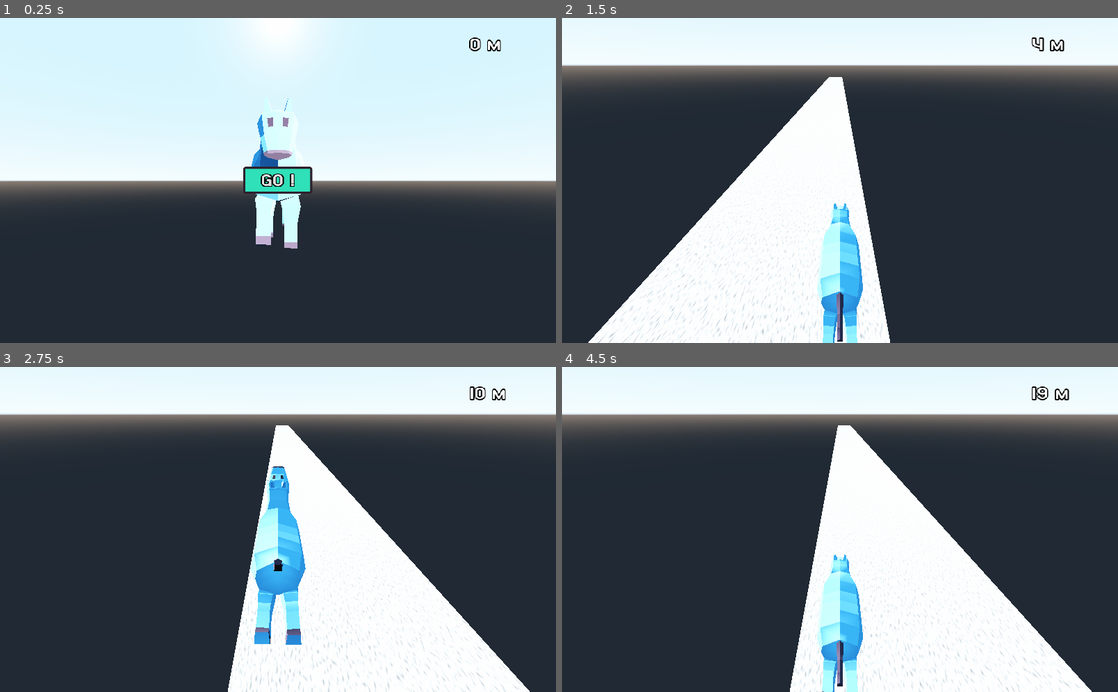
Above: before the commit, frames 1-4 (two rows, left to right).
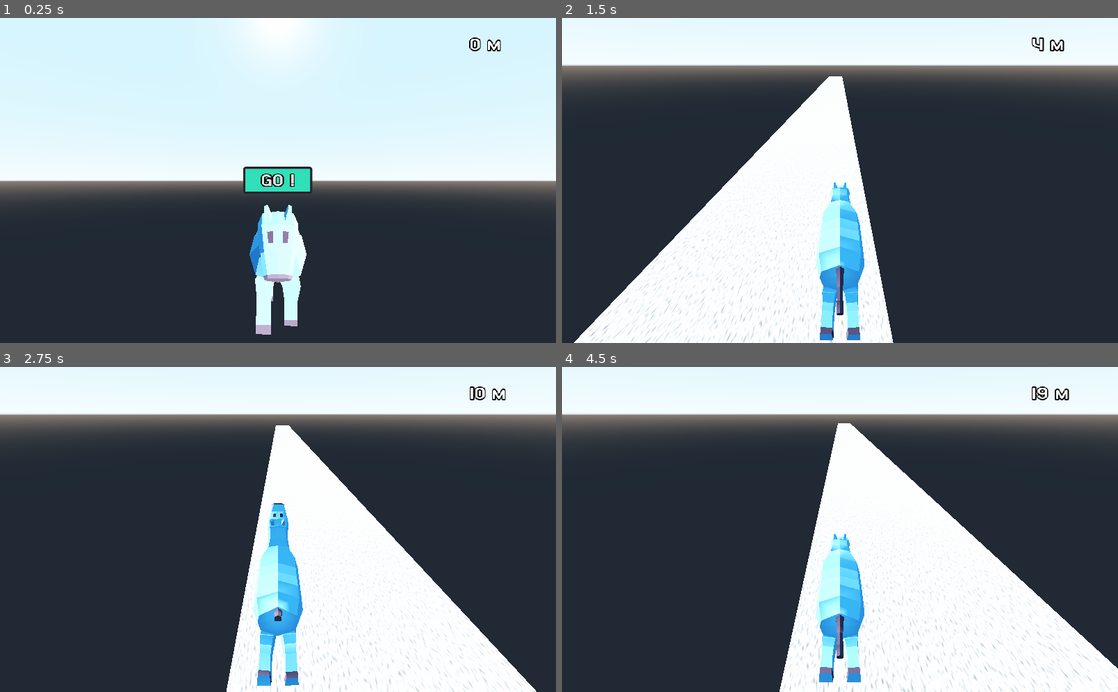
Above: after the commit, the same moments.

Repository: sparkoo/Kvalfors
Game: Godot game, scene res://Gui/MainMenu.tscn
The game is run twice, just before and just after one commit, with the same random seed, the same clock (stepped at 60 frames per second) and the same inputs.
Inputs:
- Up to frame 1 (0.25 s): no input
- Up to frame 2 (1.5 s): click "GO !" at 0.5 s; hold Right (right) from 1.28 s (still down); tap Down (slide) at 1.35 s
- Up to frame 3 (2.75 s): tap Up (jump) at 1.52, 1.55, 1.82, 2.1, 2.27, 2.57 s; release Right (right) at 2.03 s; hold Left (left) from 2.03 s (still down); tap Down (slide) at 2.3 s
- Up to frame 4 (4.5 s): release Left (left) at 2.78 s; hold Right (right) 2.78-4.28 s; tap Down (slide) at 2.85, 3.6 s; tap Up (jump) at 3.05, 3.77, 4.07, 4.35 s; hold Left (left) from 4.28 s (still down)

The runs differ from the first frame. In frame 1, 3.2% of the frame differs, in the area x 44-56%, y 24-98%; in frame 2, 4.8%; in frame 3, 5.4%; in frame 4, 8.0%, in the area x 39-100%, y 17-100%.

Commit message:
jump/slide transition, but only slow to not fly away :(

Diff:
--- a/Player/Player.gd
+++ b/Player/Player.gd
@@ -5,10 +5,10 @@
 
 export var SPEED = 5
 export var SIDE_SPEED = 20
-export var JUMP_SPEED = 10
+export var JUMP_SPEED = 1
 export var NORMAL_HEIGHT = .7
 var SLIDE_HEIGHT = -0.35
-var JUMP_HEIGHT = 0.5
+var JUMP_HEIGHT = 1.2
 
 const LINE_WIDTH = 1
 
@@ -46,11 +46,27 @@
 					motion.x = -SIDE_SPEED
 			else:
 				motion.x = 0
-		if Input.is_action_just_pressed("jump") and Utils.compare_floats(translation.y, NORMAL_HEIGHT):
+		if Input.is_action_just_pressed("jump") and playerActiveState == PlayerActiveState.RUNNING:
+			playerActiveState = PlayerActiveState.JUMP
 			jump()
-		elif Input.is_action_just_pressed("slide") and Utils.compare_floats(translation.y, NORMAL_HEIGHT):
+		elif Input.is_action_just_pressed("slide") and playerActiveState == PlayerActiveState.RUNNING:
+			playerActiveState = PlayerActiveState.SLIDE
 			slide()
 		$Camera.global_transform = camera_transform
+
+		print(translation.y , " == ", NORMAL_HEIGHT)
+		if playerActiveState == PlayerActiveState.JUMP:
+			motion.y = moveToMotion(translation.y, JUMP_HEIGHT, JUMP_SPEED)
+		elif playerActiveState == PlayerActiveState.SLIDE:
+			motion.y = moveToMotion(translation.y, SLIDE_HEIGHT, -JUMP_SPEED)
+		elif playerActiveState == PlayerActiveState.RUNNING:
+			if not Utils.compare_floats(translation.y, NORMAL_HEIGHT, 0.1):
+				if translation.y < NORMAL_HEIGHT:
+					motion.y = JUMP_SPEED
+				else:
+					motion.y = -JUMP_SPEED
+			else:
+				motion.y = 0
 
 		motion.z = SPEED
 		move_and_slide(motion)
@@ -69,29 +85,27 @@
 
 func run():
 	playerState = PlayerState.RUNNING
-	resetHeight()
 	animateAction("run")
 
 
 func jump():
-	print("jump")
-	translate(Vector3(0, JUMP_HEIGHT, 0))
 	$Timers/JumpTimer.start()
 	animateAction("jump")
 
 
 func _on_JumpTimer_timeout():
+	playerActiveState = PlayerActiveState.RUNNING
 	if playerState == PlayerState.RUNNING:
 		$PlayerModel/AnimationPlayer.play_backwards("jump")
 		run()
 
 
 func slide():
-	translate(Vector3(0, SLIDE_HEIGHT, 0))
 	$Timers/SlideTimer.start()
 	animateAction("slide")
 
 func _on_SlideTimer_timeout():
+	playerActiveState = PlayerActiveState.RUNNING
 	if playerState == PlayerState.RUNNING:
 		$PlayerModel/AnimationPlayer.play_backwards("slide")
 		run()
